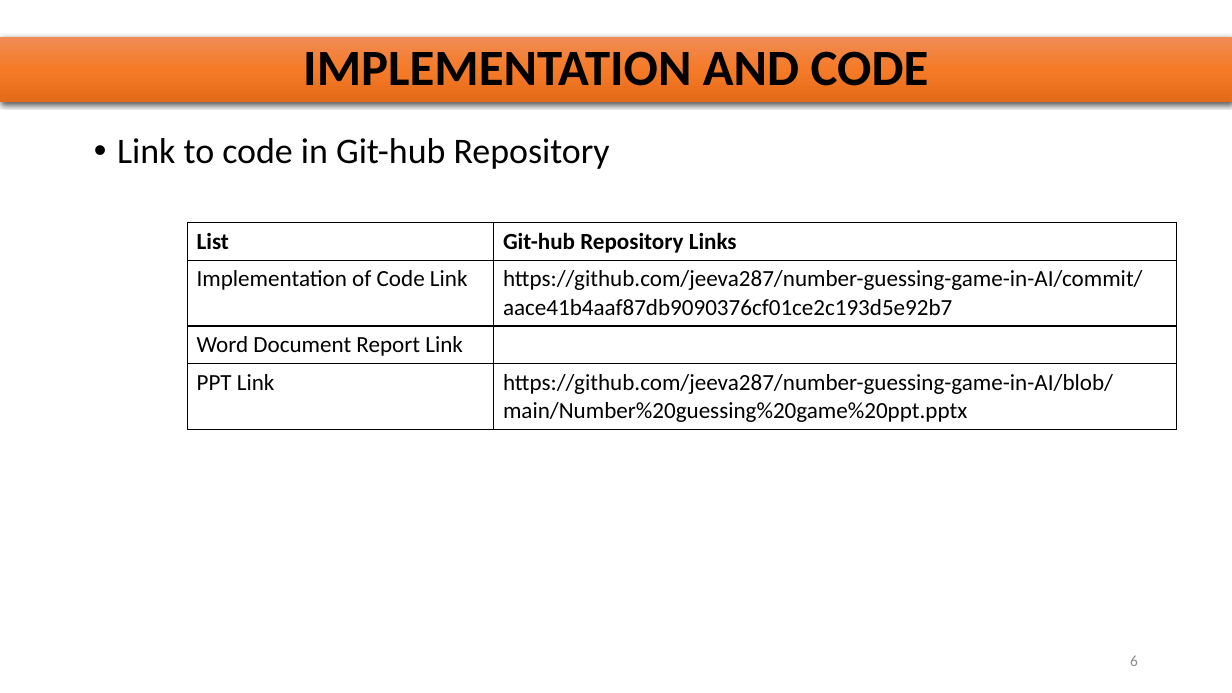
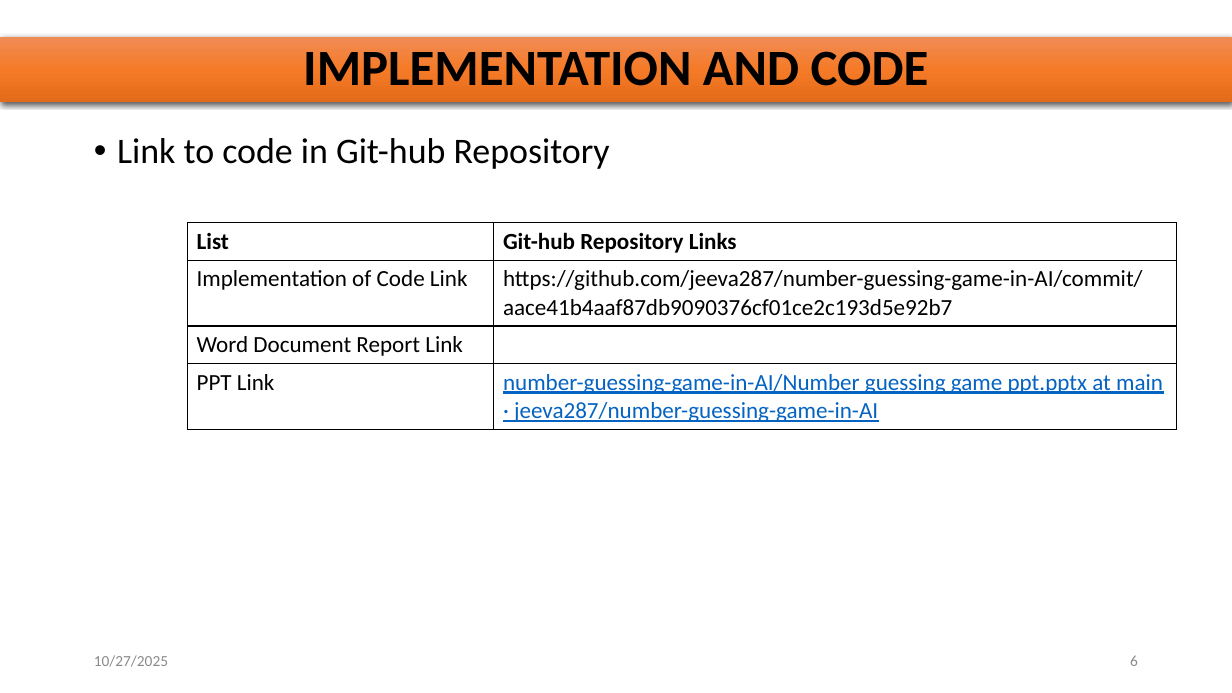
Before and after one commit to jeeva287/number-guessing-game-in-AI, a slide deck: slide 6 of Number guessing game ppt.pptx. Drawn at 1232x693 pixels with LibreOffice and Linux fonts; fonts in the diff are those of the drawing. Boxes give left, top, right and bottom in pixels: in the first picture for what was removed or moved away, otherwise in the second. Text is boxed around its words. In the diff, an @@ line names an element or a change of style, - is before the commit and + after.

```diff
--- a/Number guessing game ppt.pptx
+++ b/Number guessing game ppt.pptx
@@ table at box(188, 223, 1177, 427) @@
-row 4, column 2: https://github.com/jeeva287/number-guessing-game-in-AI/blob/main/Number%20guessing%20game%20ppt.pptx
+row 4, column 2: number-guessing-game-in-AI/Number guessing game ppt.pptx at main · jeeva287/number-guessing-game-in-AI
@@ text added at box(94, 655, 168, 667), 12 pt, text #8C8C8C @@
+10/27/2025
```
Also in this commit, not shown: 8 other slides changed.
